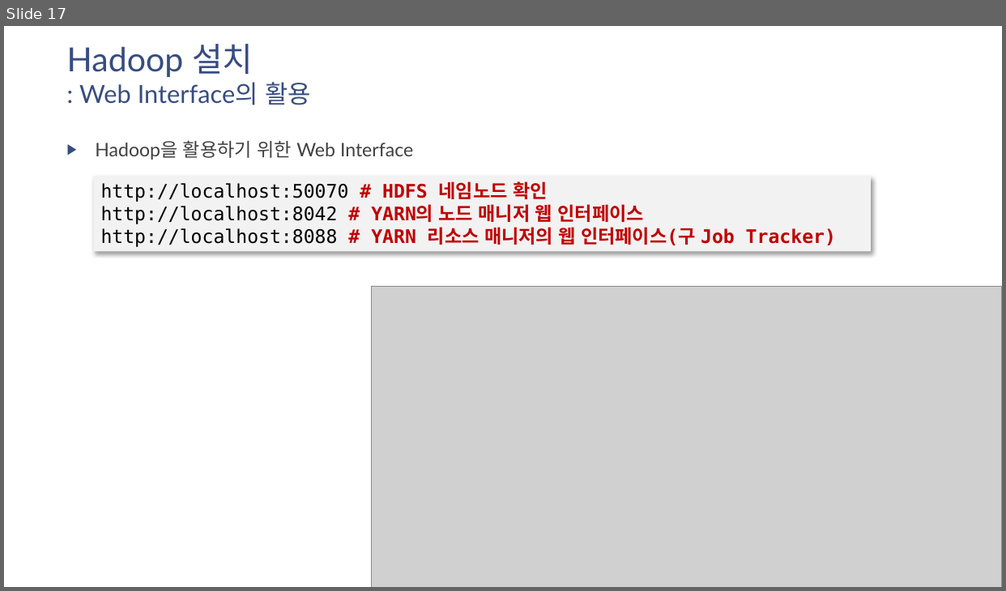
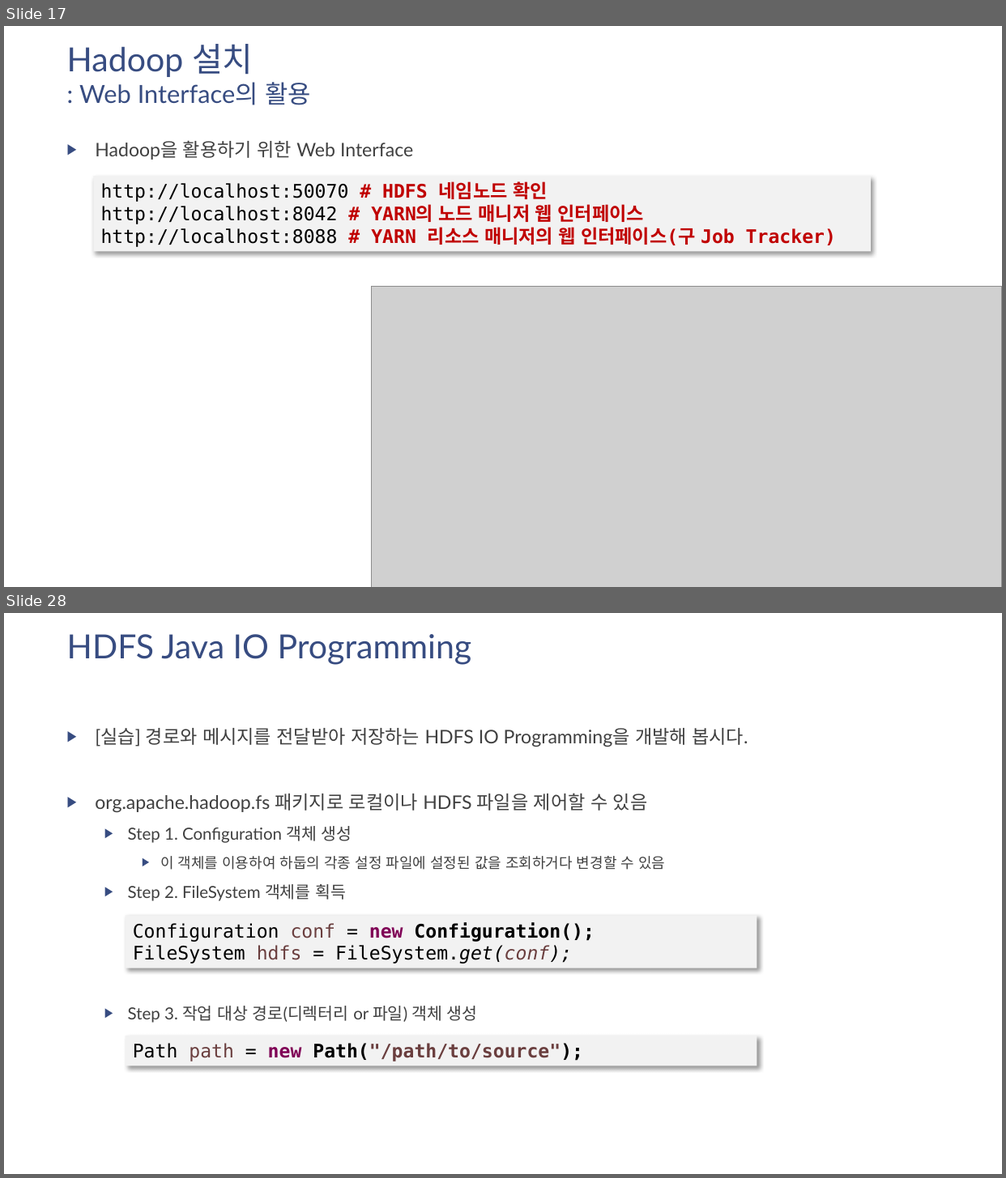
Before and after one commit to namsk/datascience-lecture-draft, a slide deck: slides/drafts/07-install-hadoop-on-centos7.pptx. Shown one above the other, each under a label of ours: slide 17 before the commit, slides 17 and 28 after it; the slides between them are not shown. The pictures are 1006x591 and 1006x1178 pixels, drawn with LibreOffice and Linux fonts; fonts in the diff are those of the drawing; grey boxes stand for pictures. Boxes give left, top, right and bottom in pixels: in the first picture for what was removed or moved away, otherwise in the second. Text is boxed around its words. In the diff, an @@ line names an element or a change of style, - is before the commit and + after.

```diff
--- a/slides/drafts/07-install-hadoop-on-centos7.pptx
+++ b/slides/drafts/07-install-hadoop-on-centos7.pptx
@@ slide 28 added at box(4, 613, 1002, 1174), background #FFFFFF @@
@@ title added at box(67, 634, 472, 665), 32 pt, text #384C81 @@
+HDFS Java IO Programming
@@ text added at box(95, 728, 748, 1023), 18 pt, text #404040 @@
+▶ [실습] 경로와 메시지를 전달받아 저장하는 HDFS IO Programming을 개발해 봅시다.
+▶ org.apache.hadoop.fs 패키지로 로컬이나 HDFS 파일을 제어할 수 있음
+  ▶ Step 1. Configuration 객체 생성
+    ▶ 이 객체를 이용하여 하둡의 각종 설정 파일에 설정된 값을 조회하거다 변경할 수 있음
+  ▶ Step 2. FileSystem 객체를 획득
+  ▶ Step 3. 작업 대상 경로(디렉터리 or 파일) 객체 생성
@@ rectangle added at box(126, 915, 757, 969), fill #F2F2F2, 18 pt, text #000000 @@
+Configuration conf = new Configuration();
+FileSystem hdfs = FileSystem.get(conf);
@@ rectangle added at box(126, 1036, 757, 1066), fill #F2F2F2, 18 pt, text #6A3E3E, bold @@
+Path path = new Path("/path/to/source");
```
Also in this commit, not shown: 5 slides changed, 14 other slides added, 19 other files.
